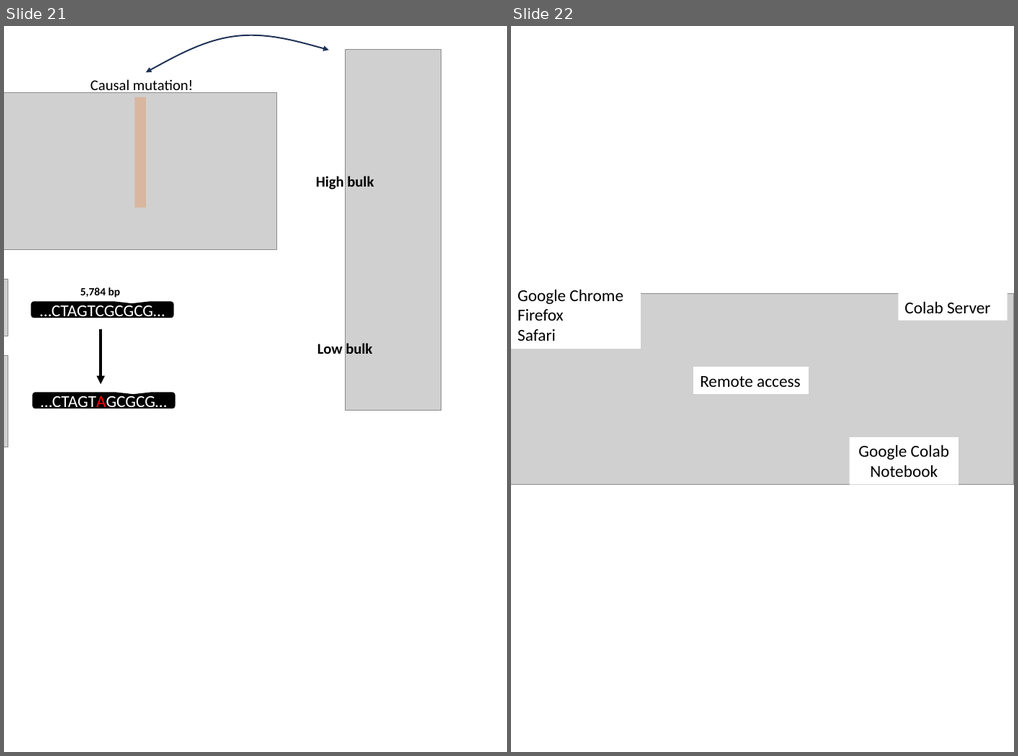
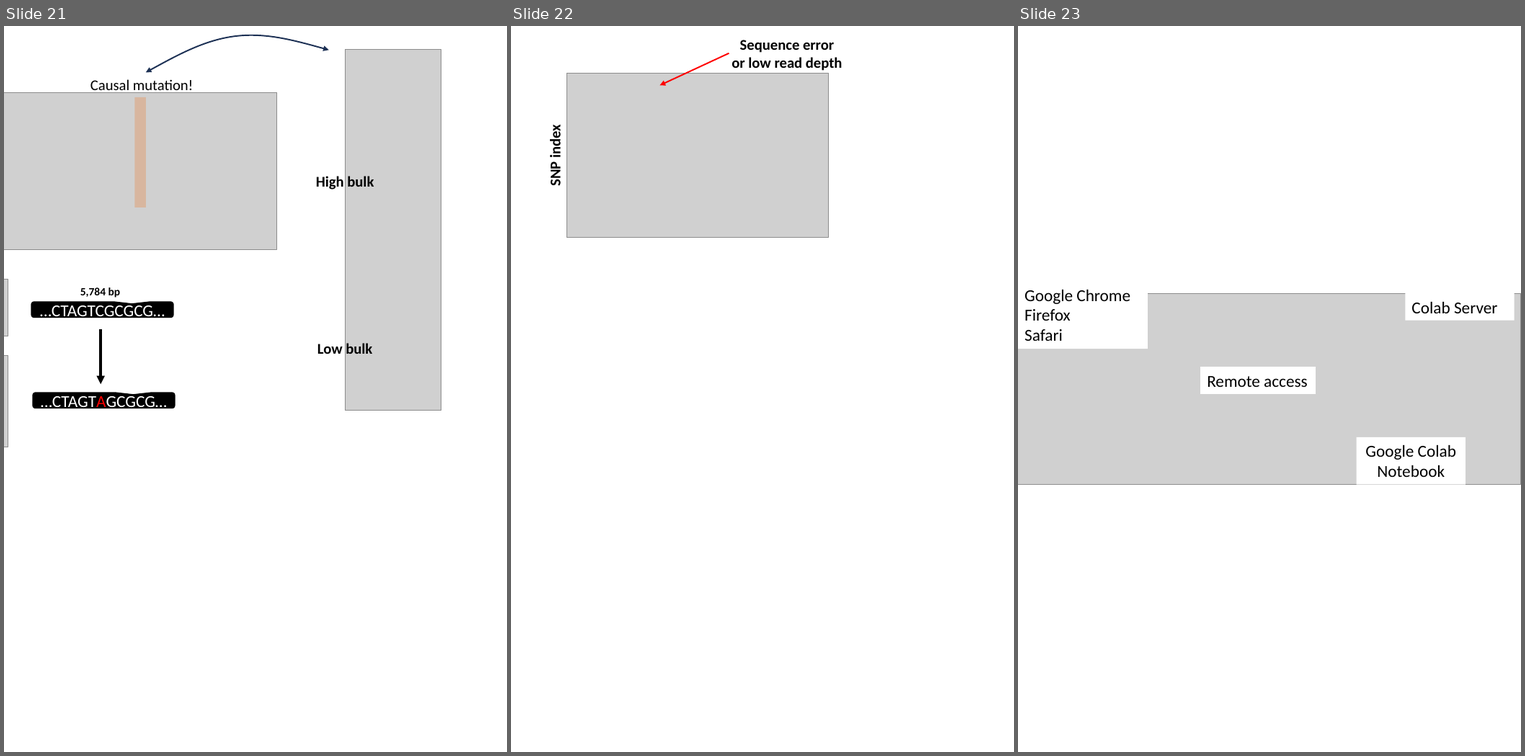
Before and after one commit to slt666666/FAO_lecture, a slide deck: FAO_2024/mutmapqtlseq.pptx. Shown side by side, each under a label of ours: slides 21 and 22 before the commit, slides 21, 22 and 23 after it. The pictures are 1018x756 and 1525x756 pixels, drawn with LibreOffice and Linux fonts; fonts in the diff are those of the drawing; grey boxes stand for pictures. Boxes give left, top, right and bottom in pixels: in the first picture for what was removed or moved away, otherwise in the second. Text is boxed around its words. In the diff, an @@ line names an element or a change of style, - is before the commit and + after.

```diff
--- a/FAO_2024/mutmapqtlseq.pptx
+++ b/FAO_2024/mutmapqtlseq.pptx
@@ slide 22 added at box(511, 26, 1014, 752), background #FFFFFF @@
@@ text added at box(731, 40, 842, 71), 16 pt, text #000000, bold @@
+Sequence error
+or low read depth
@@ arrow added from (728, 53) to (660, 86), #FF0000 1.5 pt @@
@@ picture added at box(567, 74, 829, 238) @@
@@ text added at box(546, 128, 564, 185), 16 pt, text #000000, bold @@
+SNP index
@@ what was slide 22 is now slide 23 @@
```
Also in this commit, not shown: 2 other files.
